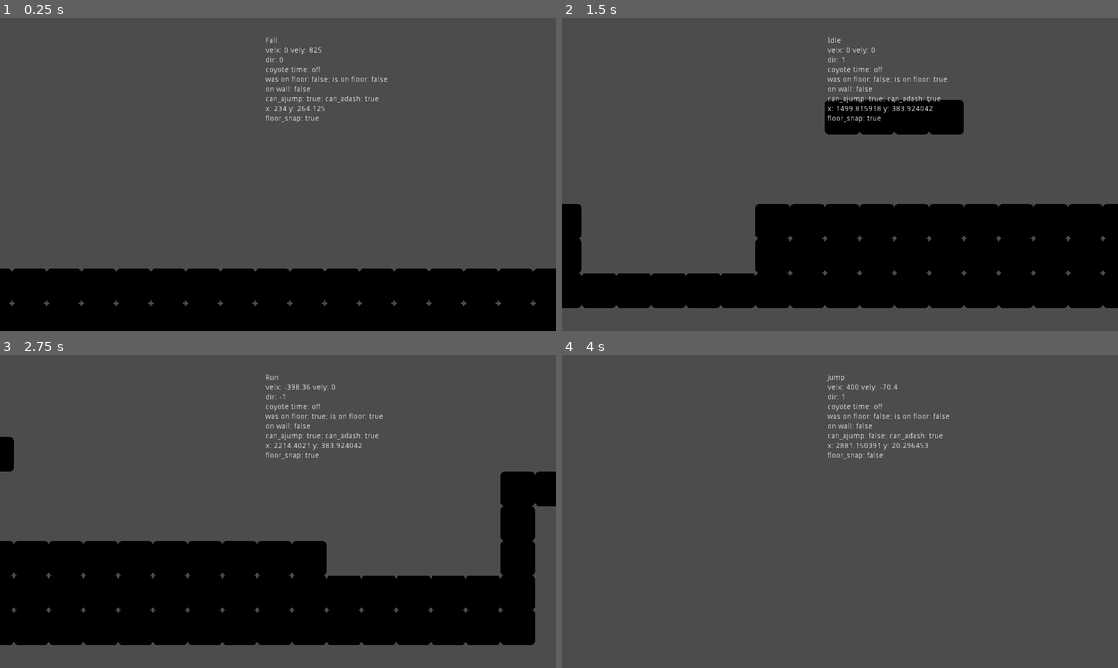
Above: before the commit, frames 1-4 (two rows, left to right).
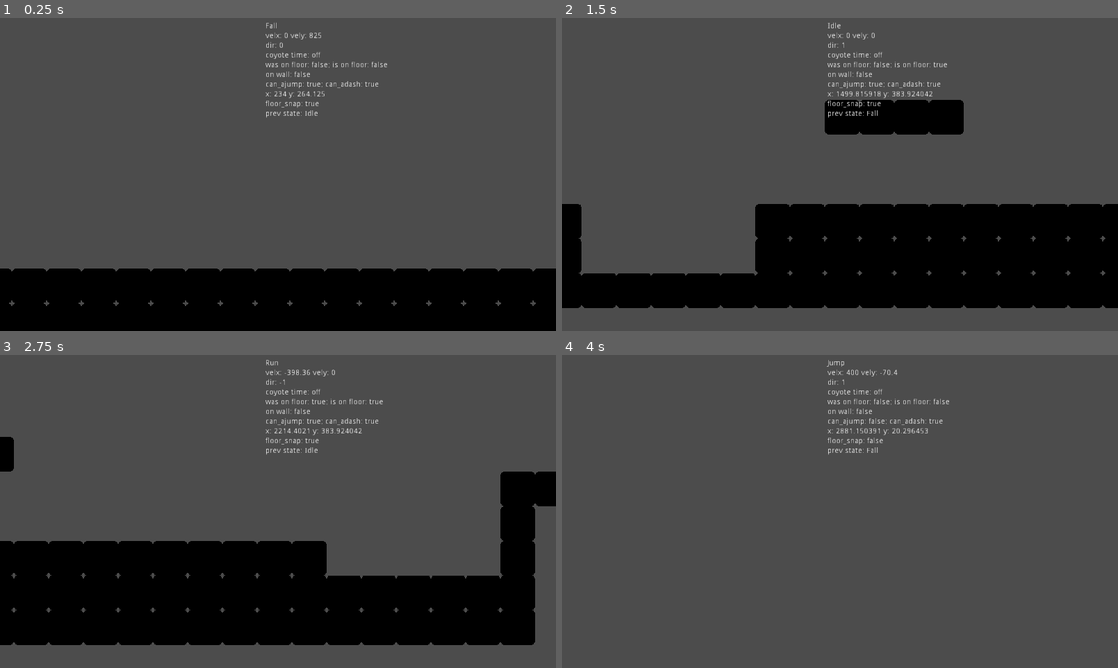
Above: after the commit, the same moments.

Repository: azylazide/godot-player-statemachine
Game: Godot game, scene res://fsm/fsm.tscn
Same seed, same stepped clock (60 frames per second), same inputs: the game is played once before the commit and once after it. The engine's default icon, where the game draws it, is replaced by a stand-in: a white triangle on a blue panel in a dark square.
Inputs:
- Up to frame 1 (0.25 s): no input
- Up to frame 2 (1.5 s): hold X (dash) 0.53-1.28 s; hold Right (right) from 0.53 s (still down); tap Up (jump) at 0.77, 0.8, 1.07, 1.35 s
- Up to frame 3 (2.75 s): tap Up (jump) at 1.52, 1.82, 2.3 s; tap X (dash) at 1.55 s; release Right (right) at 2.03 s; hold Left (left) from 2.03 s (still down); hold X (dash) from 2.03 s (still down)
- Up to frame 4 (4 s): release Left (left) at 2.78 s; release X (dash) at 2.78 s; hold Right (right) from 2.78 s (still down); tap X (dash) at 2.85 s; tap Up (jump) at 3.02, 3.32 s; hold Up (jump) from 3.53 s (still down)

The runs differ from the first frame. In frame 1, 1.2% of the frame differs, in the area x 47-70%, y 1-34%; in frame 2, 1.4%; in frame 3, 1.3%; in frame 4, 1.4%.

Commit message:
added prev state reference for state

Diff:
--- a/fsm/player/AirDash.gd
+++ b/fsm/player/AirDash.gd
@@ -15,9 +15,6 @@
 	timer.start()
 	pass
 
-func exit() -> Dictionary:
-	return _state_info
-
 func state_physics(_delta: float) -> void:
 	player.apply_movement()
 	player.after_grounded()
--- a/fsm/player/Fall.gd
+++ b/fsm/player/Fall.gd
@@ -3,9 +3,6 @@
 
 func _ready() -> void:
 	pass
-
-func exit() -> Dictionary:
-	return _state_info
 
 func state_physics(_delta: float) -> void:
 	.state_physics(_delta)
--- a/fsm/player/GroundDash.gd
+++ b/fsm/player/GroundDash.gd
@@ -13,9 +13,6 @@
 	player.velocity.x = player.dash_force*player.face_direction
 	timer.start()
 	pass
-
-func exit() -> Dictionary:
-	return _state_info
 
 func state_physics(_delta: float) -> void:
 	player.prior_grounded()
--- a/fsm/player/Idle.gd
+++ b/fsm/player/Idle.gd
@@ -3,9 +3,6 @@
 func enter(_prev_info:={}) -> void:
 	.enter(_prev_info)
 	player.velocity.x = 0
-
-func exit() -> Dictionary:
-	return _state_info
 
 func _ready() -> void:
 	print(player)
--- a/fsm/player/Jump.gd
+++ b/fsm/player/Jump.gd
@@ -6,9 +6,6 @@
 	player.coyote_timer.stop()
 	player.velocity.y = player.jump_force
 	pass
-
-func exit() -> Dictionary:
-	return _state_info
 
 func state_physics(_delta: float) -> void:
 	.state_physics(_delta)
--- a/fsm/player/OnWall.gd
+++ b/fsm/player/OnWall.gd
@@ -1,5 +1,4 @@
 extends State
-
 
 func _ready() -> void:
 	pass
--- a/fsm/player/Run.gd
+++ b/fsm/player/Run.gd
@@ -2,9 +2,6 @@
 
 func enter(_prev_info:={}) -> void:
 	.enter(_prev_info)
-
-func exit() -> Dictionary:
-	return _state_info
 
 func _ready() -> void:
 	pass
--- a/fsm/player/Statemachine.gd
+++ b/fsm/player/Statemachine.gd
@@ -15,6 +15,7 @@
 	owner.get_node("VBoxContainer/Label7").text = "can_ajump: " + ("true" if owner.can_ajump else "false") + "; can_adash: " + ("true" if owner.can_adash else "false")
 	owner.get_node("VBoxContainer/Label8").text = "x: " + str(owner.position.x) + " y: " + str(owner.position.y)
 	owner.get_node("VBoxContainer/Label9").text = "floor_snap: " + ("true" if owner.floor_snap else "false")
+	owner.get_node("VBoxContainer/Label10").text = "prev state: " + current_state._prev_state.name
 	._process(_delta)
 	pass
 
--- a/fsm/player/WallCling.gd
+++ b/fsm/player/WallCling.gd
@@ -1,5 +1,4 @@
 extends State
-
 
 func _ready() -> void:
 	pass
--- a/fsm/player/base_state.gd
+++ b/fsm/player/base_state.gd
@@ -7,11 +7,14 @@
 
 var state_machine: Node
 var _state_info:={}
+var _prev_state: Node
 
 func enter(_prev_info:={}) -> void:
 	pass
 
 func exit() -> Dictionary:
+	_state_info.clear()
+	_prev_state = null
 	return _state_info
 
 func state_physics(_delta: float) -> void:
--- a/fsm/player/base_statemachine.gd
+++ b/fsm/player/base_statemachine.gd
@@ -47,9 +47,11 @@
 
 	#get info from old state, run its exit function
 	var state_info = current_state.exit()
+	var old_state = current_state
 	#get reference to new state
 	current_state = state_dict[_new_state]
 	#enter new state passing old info
+	current_state._prev_state = old_state
 	current_state.enter(state_info)
 	pass
 
@@ -68,6 +70,7 @@
 #set initial state
 func _initial_state(_s: NodePath) -> void:
 	current_state = get_node(_s)
+	current_state._prev_state = null
 	current_state.enter()
 	pass
 
--- a/fsm/player/player.tscn
+++ b/fsm/player/player.tscn
@@ -80,9 +80,9 @@
 
 [node name="VBoxContainer" type="VBoxContainer" parent="."]
 margin_left = -23.0
-margin_top = -308.0
+margin_top = -335.0
 margin_right = 62.0
-margin_bottom = -150.0
+margin_bottom = -159.0
 alignment = 1
 __meta__ = {
 "_edit_use_anchors_": false
@@ -147,6 +147,12 @@
 margin_bottom = 158.0
 text = "null"
 
+[node name="Label10" type="Label" parent="VBoxContainer"]
+margin_top = 162.0
+margin_right = 85.0
+margin_bottom = 176.0
+text = "null"
+
 [node name="FloorRayCast" type="Position2D" parent="."]
 script = ExtResource( 15 )
 
